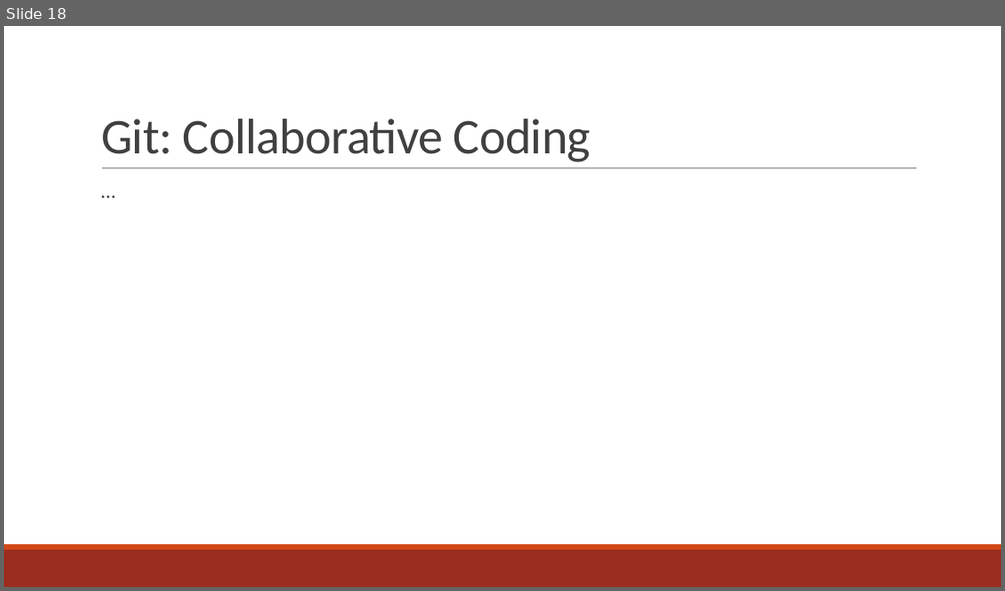
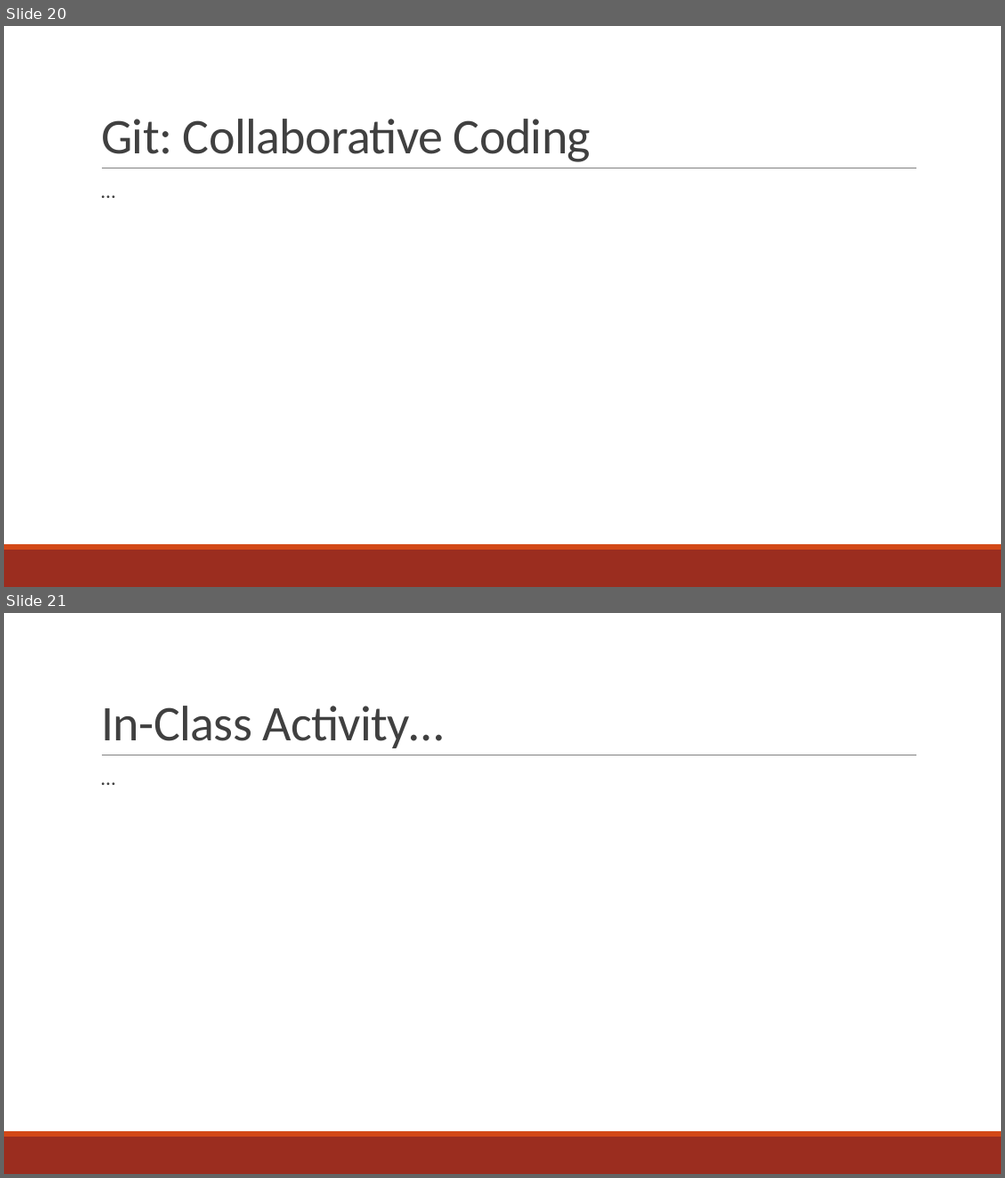
Before and after one commit to curtispmartin/Education, a slide deck: Working/2_VersionControl/2_VersionControl.pptx. Shown one above the other, each under a label of ours: slide 18 before the commit, slides 20 and 21 after it. The pictures are 1005x591 and 1005x1178 pixels, drawn with LibreOffice and Linux fonts; fonts in the diff are those of the drawing. Boxes give left, top, right and bottom in pixels: in the first picture for what was removed or moved away, otherwise in the second. Text is boxed around its words. In the diff, an @@ line names an element or a change of style, - is before the commit and + after.

```diff
--- a/Working/2_VersionControl/2_VersionControl.pptx
+++ b/Working/2_VersionControl/2_VersionControl.pptx
@@ slide 21 added at <box>4,613,1001,1174</box>, background #FFFFFF; not listed: 3 template elements that a slide beside it also shows @@
@@ title added at <box>101,706,444,748</box>, 48 pt, text #404040 @@
+In-Class Activity…
@@ text added at <box>94,764,916,1093</box>, 20 pt, text #404040 @@
+  …
@@ what was slide 18 is now slide 20 @@
```
Also in this commit, not shown: 1 slide changed, 4 other slides added, 1 slide removed, 1 other file.
